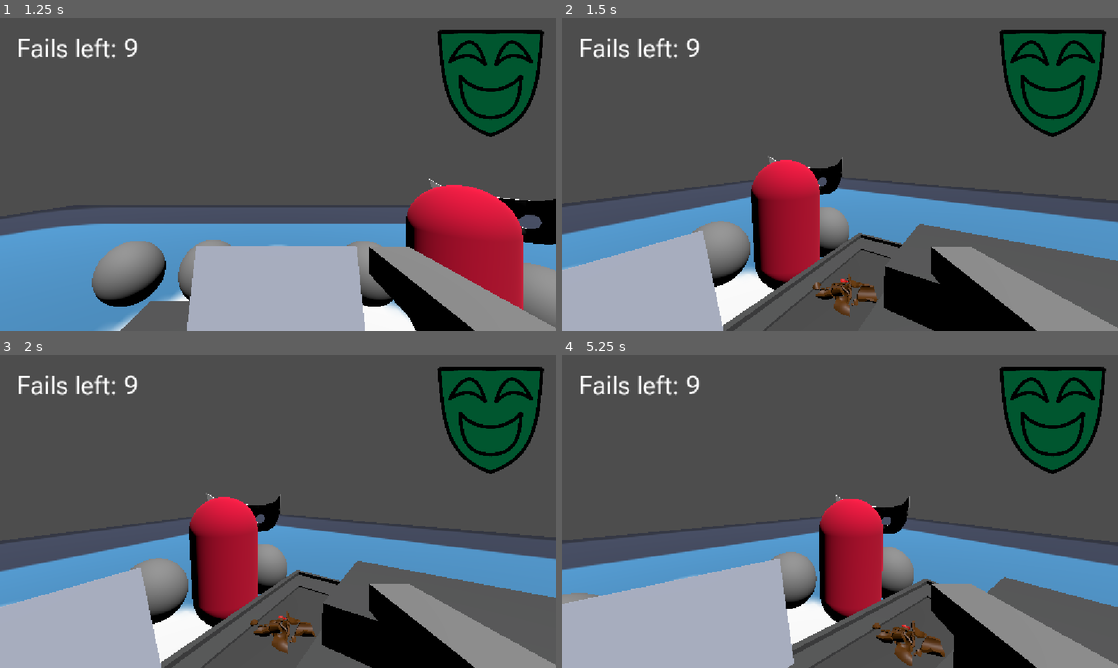
Above: before the commit, frames 1-4 (two rows, left to right).
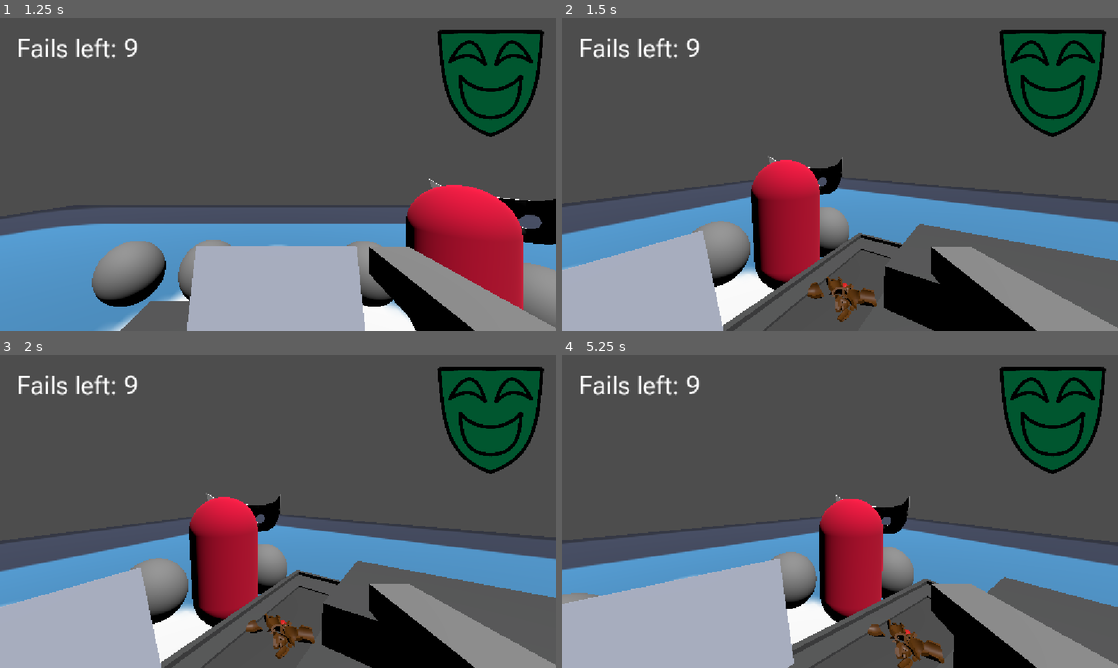
Above: after the commit, the same moments.

Repository: makezig/MaskGame
Game: Godot game, scene res://UI/MainMenu.tscn
Same seed, same stepped clock (60 frames per second), same inputs: the game is played once before the commit and once after it. The engine's default icon, where the game draws it, is replaced by a stand-in: a white triangle on a blue panel in a dark square.
Inputs (mouse positions are in pixels of both pictures, inside the frame that each line leads up to):
- Up to frame 1 (1.25 s): click "Start" at 0.5 s
- Up to frame 2 (1.5 s): move the mouse to (867, 174) at 1.27 s; press the mouse at (867, 174) at 1.28 s
- Up to frame 3 (2 s): no input
- Up to frame 4 (5.25 s): move the mouse to (812, 511) at 2.02 s; release the mouse at (812, 511) at 2.03 s; tap E (Place) at 2.1, 3.6, 5.1 s; tap Enter at 2.75, 4.25 s; move the mouse to (851, 505) at 2.77 s; press the mouse at (851, 505) at 2.78 s; tap Space at 3.5, 5 s; move the mouse to (834, 517) at 3.52 s; release the mouse at (834, 517) at 3.53 s; move the mouse to (878, 514) at 4.27 s; press the mouse at (878, 514) at 4.28 s; move the mouse to (795, 508) at 5.02 s; release the mouse at (795, 508) at 5.03 s

Frame 1 is identical in both runs. In frame 2, 0.7% of the frame differs, in the area x 44-57%, y 81-98%; in frame 3, 0.7%; in frame 4, 0.9%, in the area x 55-69%, y 84-100%.

Commit message:
register all collisions

Diff:
--- a/mask-game/Scenes/MainLevel.tscn
+++ b/mask-game/Scenes/MainLevel.tscn
@@ -16,7 +16,7 @@
 transform = Transform3D(1, 0, 0, 0, 1, 0, 0, 0, 1, 1.9046297, 0.80581224, -0.88909507)
 
 [node name="BottlePieces" parent="." unique_id=1231257873 instance=ExtResource("3_c77c4")]
-transform = Transform3D(1, 0, 0, 0, 1, 0, 0, 0, 1, 1.3607218, 1.1300056, -0.8807964)
+transform = Transform3D(1, 0, 0, 0, 1, 0, 0, 0, 1, 1.3607218, 0.89297104, -0.8807964)
 
 [node name="RegisterNode" parent="." unique_id=152637685 instance=ExtResource("3_o15vh")]
 transform = Transform3D(-3.5, 0, -3.059797e-07, 0, 3.5, 0, 3.059797e-07, 0, -3.5, -0.57808566, 0, -0.9435642)
--- a/mask-game/Scenes/Register_Scene.tscn
+++ b/mask-game/Scenes/Register_Scene.tscn
@@ -6,10 +6,34 @@
 size = Vector3(0.07873535, 0.02822876, 0.14007568)
 
 [sub_resource type="BoxShape3D" id="BoxShape3D_hd7dw"]
-size = Vector3(0.83226776, 0.25631714, 0.2510376)
+size = Vector3(0.83226776, 0.033920288, 0.2510376)
 
 [sub_resource type="BoxShape3D" id="BoxShape3D_77b4v"]
-size = Vector3(0.66967773, 0.031791687, 0.2539978)
+size = Vector3(0.68395996, 0.031791687, 0.2539978)
+
+[sub_resource type="BoxShape3D" id="BoxShape3D_5twqu"]
+size = Vector3(1.5341644, 0.05657959, 0.025146484)
+
+[sub_resource type="BoxShape3D" id="BoxShape3D_yxwrs"]
+size = Vector3(0.5685425, 0.2576294, 0.015380859)
+
+[sub_resource type="BoxShape3D" id="BoxShape3D_xh3a5"]
+size = Vector3(0.0160141, 0.26538086, 0.2119751)
+
+[sub_resource type="BoxShape3D" id="BoxShape3D_2tdj1"]
+size = Vector3(0.019165039, 0.014953613, 0.23339844)
+
+[sub_resource type="BoxShape3D" id="BoxShape3D_78yut"]
+size = Vector3(0.3236084, 0.3590393, 0.6678467)
+
+[sub_resource type="BoxShape3D" id="BoxShape3D_ggp4w"]
+size = Vector3(0.12719727, 0.25378418, 0.64889526)
+
+[sub_resource type="BoxShape3D" id="BoxShape3D_jsccb"]
+size = Vector3(0.5383911, 0.02835083, 0.15625)
+
+[sub_resource type="BoxShape3D" id="BoxShape3D_pldlo"]
+size = Vector3(0.5657959, 0.063446045, 0.15255737)
 
 [node name="RegisterNode" type="Node3D" unique_id=152637685]
 
@@ -35,9 +59,47 @@
 [node name="StaticBody3D" type="StaticBody3D" parent="Register" unique_id=1098551271]
 
 [node name="CollisionShape3D" type="CollisionShape3D" parent="Register/StaticBody3D" unique_id=962533258]
-transform = Transform3D(1, 0, 0, 0, 1, 0, 0, 0, 1, -0.4819069, 0.12669373, -0.00088500977)
+transform = Transform3D(1, 0, 0, 0, 1, 0, 0, 0, 1, -0.4819069, 0.23789215, -0.00088500977)
 shape = SubResource("BoxShape3D_hd7dw")
 
 [node name="CollisionShape3D2" type="CollisionShape3D" parent="Register/StaticBody3D" unique_id=425358204]
-transform = Transform3D(0.99888986, 0.047106452, 0, -0.047106452, 0.99888986, 0, 0, 0, 1, 0.26947275, 0.22695264, 0.00016784668)
+transform = Transform3D(0.99888986, 0.047106452, 0, -0.047106452, 0.99888986, 0, 0, 0, 1, 0.27660593, 0.22661625, 0.00016784668)
 shape = SubResource("BoxShape3D_77b4v")
+
+[node name="CollisionShape3D3" type="CollisionShape3D" parent="Register/StaticBody3D" unique_id=807811171]
+transform = Transform3D(1, 0, 0, 0, 1, 0, 0, 0, 1, -0.13339996, 0.2383728, 0.11588156)
+shape = SubResource("BoxShape3D_5twqu")
+
+[node name="CollisionShape3D4" type="CollisionShape3D" parent="Register/StaticBody3D" unique_id=477092879]
+transform = Transform3D(1, 0, 0, 0, 1, 0, 0, 0, 1, 0.34933472, 0.13711548, -0.12005453)
+shape = SubResource("BoxShape3D_yxwrs")
+
+[node name="CollisionShape3D5" type="CollisionShape3D" parent="Register/StaticBody3D" unique_id=547710970]
+transform = Transform3D(1, 0, 0, 0, 1, 0, 0, 0, 1, 0.6263008, 0.13220215, -0.004547119)
+shape = SubResource("BoxShape3D_xh3a5")
+
+[node name="CollisionShape3D6" type="CollisionShape3D" parent="Register/StaticBody3D" unique_id=412277277]
+transform = Transform3D(1, 0, 0, 0, 1, 0, 0, 0, 1, -0.88901395, 0.259552, -0.012207031)
+shape = SubResource("BoxShape3D_2tdj1")
+
+[node name="CollisionShape3D7" type="CollisionShape3D" parent="Register/StaticBody3D" unique_id=1730253560]
+transform = Transform3D(1, 0, 0, 0, 1, 0, 0, 0, 1, -0.7356097, 0.1782074, -0.44659424)
+shape = SubResource("BoxShape3D_78yut")
+
+[node name="CollisionShape3D8" type="CollisionShape3D" parent="Register/StaticBody3D" unique_id=569449153]
+transform = Transform3D(1, 0, 0, 0, 1, 0, 0, 0, 1, -0.5091553, 0.12713623, -0.452713)
+shape = SubResource("BoxShape3D_ggp4w")
+
+[node name="MoveArea" type="Area3D" parent="Register" unique_id=1639244255]
+
+[node name="CollisionShape3D" type="CollisionShape3D" parent="Register/MoveArea" unique_id=802455014]
+transform = Transform3D(1, 0, 0, 0, 1, 0, 0, 0, 1, -0.5283779, 0.2433654, -0.017578125)
+shape = SubResource("BoxShape3D_jsccb")
+debug_color = Color(0, 0.6, 0.05882353, 0.41960785)
+
+[node name="MoveArea2" type="Area3D" parent="Register" unique_id=1430623055]
+
+[node name="CollisionShape3D" type="CollisionShape3D" parent="Register/MoveArea2" unique_id=1723267558]
+transform = Transform3D(0.9991944, 0.040131792, 0, -0.040131792, 0.9991944, 0, 0, 0, 1, 0.21868567, 0.21233901, -0.015823364)
+shape = SubResource("BoxShape3D_pldlo")
+debug_color = Color(0, 0.6, 0.0627451, 0.41960785)
